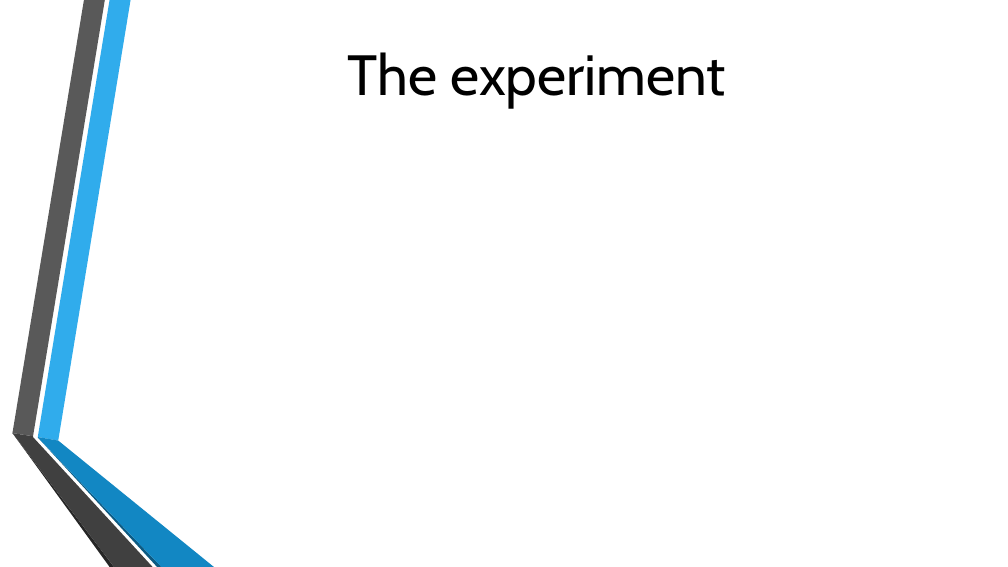
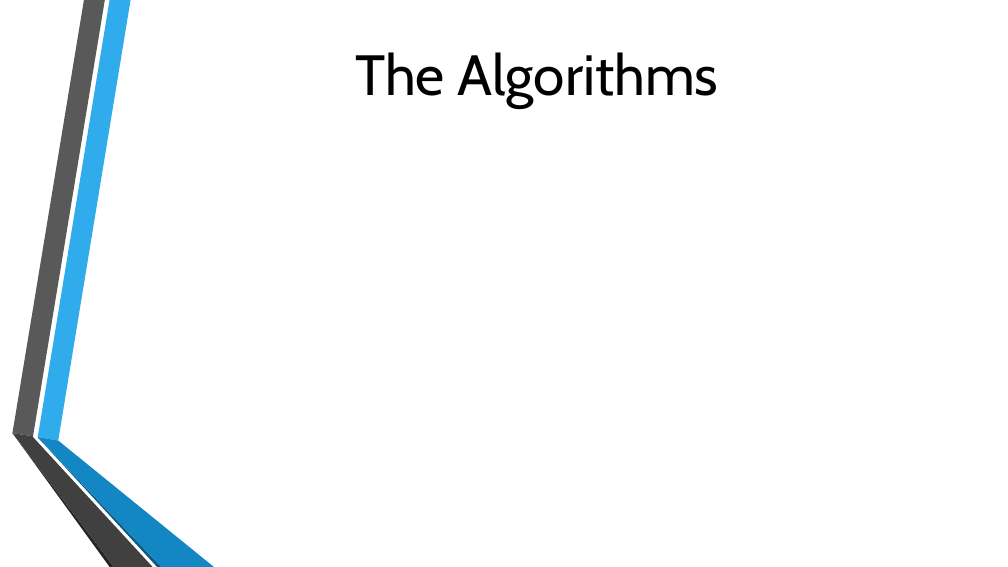
Before and after one commit to michielvh1995/OMI, a slide deck: slide 10 of Presentatie/Onderzoek eindpresentatie.pptx. Drawn at 1008x567 pixels with LibreOffice and Linux fonts; fonts in the diff are those of the drawing; grey boxes stand for pictures; background and template pictures are left out. Boxes give left, top, right and bottom in pixels: in the first picture for what was removed or moved away, otherwise in the second. Text is boxed around its words. In the diff, an @@ line names an element or a change of style, - is before the commit and + after.

Commit message:
PPT
Small changes in the Experiment part

```diff
--- a/Presentatie/Onderzoek eindpresentatie.pptx
+++ b/Presentatie/Onderzoek eindpresentatie.pptx
@@ title at <box>355,52,719,108</box>: text changed @@
-The experiment
+The Algorithms
```
Also in this commit, not shown: 3 other slides changed, 3 slides removed.
